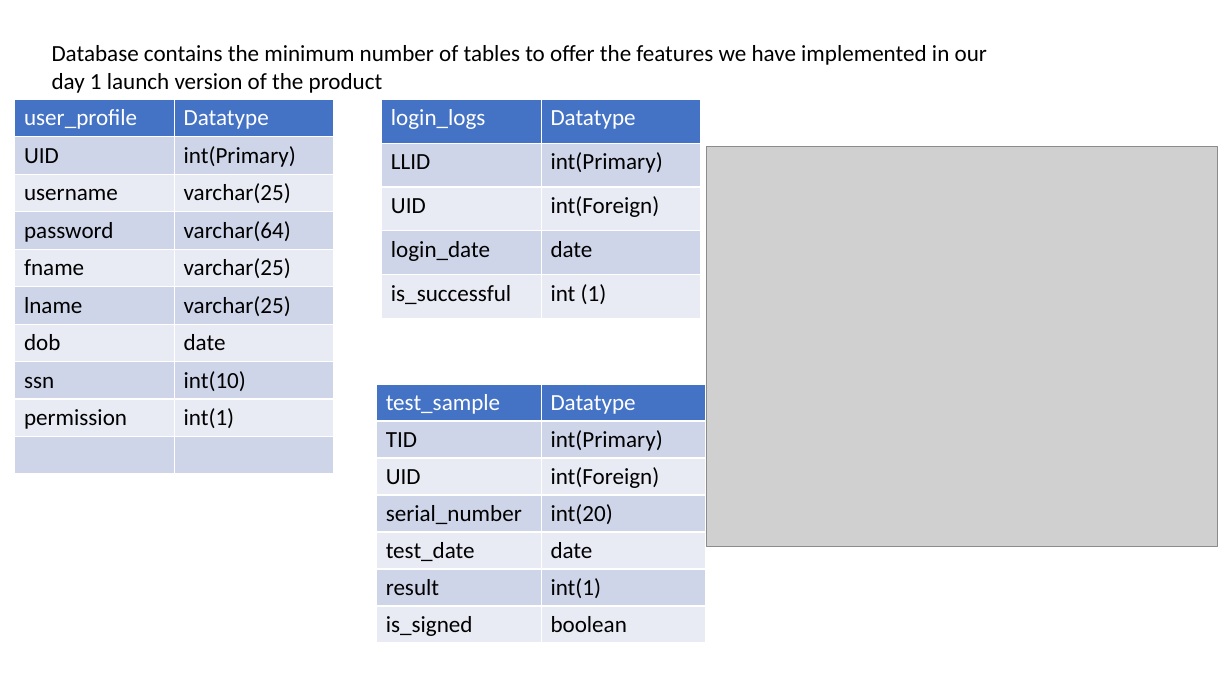
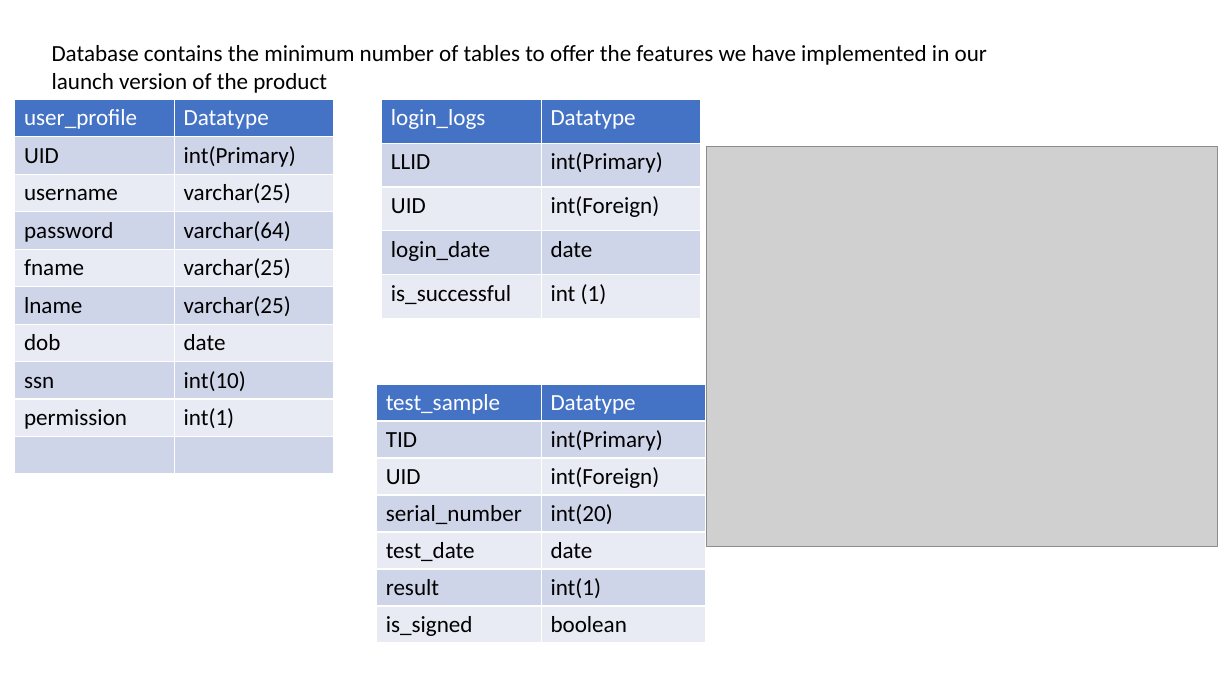
Before and after one commit to evanjam/CovidTestingSite, a slide deck: slide 2 of docs/Database/tables.pptx. Drawn at 1232x693 pixels with LibreOffice and Linux fonts; fonts in the diff are those of the drawing; grey boxes stand for pictures. Boxes give left, top, right and bottom in pixels: in the first picture for what was removed or moved away, otherwise in the second. Text is boxed around its words. In the diff, an @@ line names an element or a change of style, - is before the commit and + after.

```diff
--- a/docs/Database/tables.pptx
+++ b/docs/Database/tables.pptx
@@ text at (52,45,987,93): text changed @@
-Database contains the minimum number of tables to offer the features we have implemented in our day 1 launch version of the product
+Database contains the minimum number of tables to offer the features we have implemented in our launch version of the product
```
Also in this commit, not shown: 1 other file.
